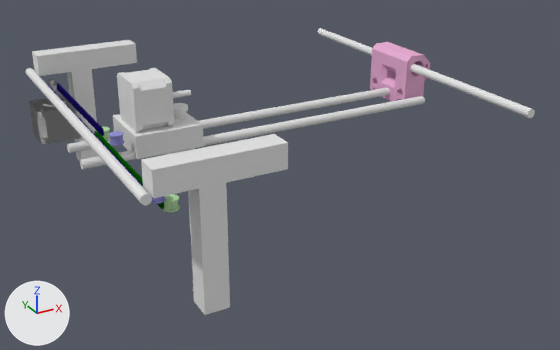
Before and after pictures for a commit that changed the Blender file corexy.blend.
One viewpoint serves both versions: a camera (50 mm lens) standing at (-313.0, -608.0, 216.0) and looking at (10.0, -22.0, -77.0). Lighting does not change. The marker at lower left points along +X, +Y and +Z.
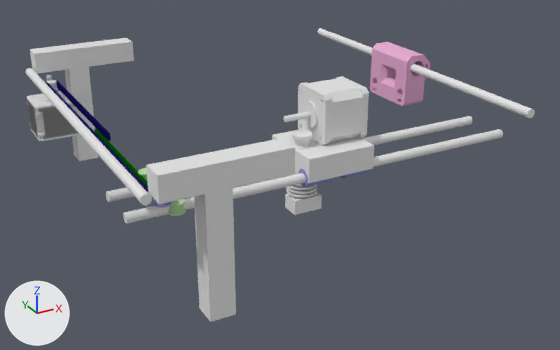
Patch to the scene script:
```diff
--- a/corexy.blend.py
+++ b/corexy.blend.py
@@ me_motor_nema17_001 @@
 me_motor_nema17_001.from_pydata(...)  # 487 vertices, 956 faces; spans x -21.0..21.0, y -21.0..21.0, z -16.7..40.7
 # used by ob_motor_extruder; parent = ob_cube_009; location = (0.0, 17.0, 7.0); rotation_euler = (-1.571, 0.0, -1.571), in degrees (-90, 0, -90)
+# me_motor_nema17_001 part 1: the loose piece of 16 vertices spanning x -21.0..21.0, y -21.0..21.0, z -16.7..-11.3 is moved by (0.0, 0.0, -7.0)
+# me_motor_nema17_001 part 2
+for i in [471, 474, 475, 478, 479, 482, 484, 485]: me_motor_nema17_001.vertices[i].co += Vector((0.0, 0.0, -7.0))
@@ ob_motor1_001 @@
 ob_motor1_001 = bpy.data.objects.new('Motor1.001', me_motor_nema17_002)
-ob_motor1_001.location = (-154.0, 148.0, -46.0)
+ob_motor1_001.location = (-154.0, 158.0, -44.0)
@@ ob_cube_008 @@
 ob_cube_008 = bpy.data.objects.new('Cube.008', me_cube_008)
-ob_cube_008.location = (-115.0, 159.0, 10.0)
+ob_cube_008.location = (-115.0, 169.0, 10.0)
 ob_cube_008.rotation_euler = (1.571, 0.0, 1.571)  # degrees (90, 0, 90)
@@ ob_cube_007 @@
 ob_cube_007 = bpy.data.objects.new('Cube.007', me_cube_007)
-ob_cube_007.location = (-115.0, -159.0, 10.0)
+ob_cube_007.location = (-115.0, -169.0, 10.0)
 ob_cube_007.rotation_euler = (1.571, 0.0, 1.571)  # degrees (90, 0, 90)
@@ ob_cube_006 @@
 ob_cube_006 = bpy.data.objects.new('Cube.006', me_cube_006)
-ob_cube_006.location = (-123.0, -159.0, -50.0)
+ob_cube_006.location = (-123.0, -169.0, -50.0)
 ob_cube_006.scale = (1.0, 1.0, 5.0)
@@ ob_cylinder_009 @@
 ob_cylinder_009 = bpy.data.objects.new('Cylinder.009', me_cylinder_011)
-ob_cylinder_009.location = (-143.0, -140.0, -20.8)
+ob_cylinder_009.location = (-143.0, -151.0, -18.8)
@@ ob_cube_005 @@
 ob_cube_005 = bpy.data.objects.new('Cube.005', me_cube_005)
-ob_cube_005.location = (-149.0, -77.0, -20.8)
+ob_cube_005.location = (-149.0, -77.0, -18.8)
 ob_cube_005.scale = (0.167, 12.5, 0.5)
@@ ob_cube_004 @@
 ob_cube_004 = bpy.data.objects.new('Cube.004', me_cube_004)
-ob_cube_004.location = (-159.0, 73.0, -12.0)
+ob_cube_004.location = (-159.0, 73.0, -10.0)
 ob_cube_004.scale = (0.167, 12.5, 0.5)
@@ ob_cube_003 @@
 ob_cube_003 = bpy.data.objects.new('Cube.003', me_cube_003)
-ob_cube_003.location = (-123.0, 159.0, -50.0)
+ob_cube_003.location = (-123.0, 169.0, -50.0)
 ob_cube_003.scale = (1.0, 1.0, 5.0)
@@ ob_cube_002 @@
 ob_cube_002 = bpy.data.objects.new('Cube.002', me_cube_002)
-ob_cube_002.location = (-149.0, 73.0, -12.0)
+ob_cube_002.location = (-149.0, 73.0, -10.0)
 ob_cube_002.scale = (0.167, 12.5, 0.5)
@@ ob_motor1 @@
 ob_motor1 = bpy.data.objects.new('Motor1', me_motor_nema17)
-ob_motor1.location = (-154.0, 148.0, -46.0)
+ob_motor1.location = (-154.0, 158.0, -46.0)
@@ ob_y_rod_2 @@
 ob_y_rod_2 = bpy.data.objects.new('Y-rod-2', me_cylinder_018)
-ob_y_rod_2.location = (0.0, 19.0, -29.0)
+ob_y_rod_2.location = (0.0, -91.0, -29.0)
 ob_y_rod_2.rotation_euler = (1.571, 0.0, -1.571)  # degrees (90, 0, -90)
@@ ob_cylinder_006 @@
 ob_cylinder_006.matrix_parent_inverse = Matrix(((0.0, -1.0, 0.0, 40.0), (0.0, 0.0, 1.0, 29.0), (-0.968, 0.0, 0.0, 9.684), (0.0, 0.0, 0.0, 1.0)))
-ob_cylinder_006.location = (-133.0, -0.0000153, -12.0)
+ob_cylinder_006.location = (-133.0, -0.0000153, -10.0)
@@ ob_cube_009 @@
 ob_cube_009.matrix_parent_inverse = Matrix(((0.0, -1.0, 0.0, 40.0), (0.0, 0.0, 1.0, 29.0), (-0.968, 0.0, 0.0, 9.684), (0.0, 0.0, 0.0, 1.0)))
-ob_cube_009.location = (-90.0, 21.0, -20.0)
+ob_cube_009.location = (10.0, 21.0, -20.0)
 ob_cube_009.scale = (0.3, 0.3, 0.1)
@@ ob_motor_extruder @@
 ob_motor_extruder.matrix_parent_inverse = Matrix(((3.333, 0.0, 0.0, -33.33), (0.0, 3.333, 0.0, -66.67), (0.0, 0.0, 10.0, 240.0), (0.0, 0.0, 0.0, 1.0)))
-ob_motor_extruder.location = (0.0, 17.0, 7.0)
-ob_motor_extruder.rotation_euler = (-1.571, 0.0, -1.571)  # degrees (-90, 0, -90)
+ob_motor_extruder.location = (20.0, 27.0, 7.0)
+ob_motor_extruder.rotation_euler = (-1.571, 0.0, -4.712)  # degrees (-90, 0, -270)
@@ ob_e3d_hotend_v5 @@
 ob_e3d_hotend_v5.matrix_parent_inverse = Matrix(((3.333, 0.0, 0.0, -33.33), (0.0, 3.333, 0.0, -66.67), (0.0, 0.0, 10.0, 240.0), (0.0, 0.0, 0.0, 1.0)))
-ob_e3d_hotend_v5.location = (30.0, 18.0, -4.0)
+ob_e3d_hotend_v5.location = (-10.0, 18.0, -4.0)
 ob_e3d_hotend_v5.rotation_euler = (-3.142, 0.0, 0.0)  # degrees (-180, 0, 0)
@@ ob_lm8uu_x_upper2_001 @@
+ob_lm8uu_x_upper2_001 = bpy.data.objects.new('lm8uu x-upper2.001', me_cylinder_013)  # a 32-sided cylinder along z spanning x -7.5..7.5, y -7.5..7.5, z -12.1..12.1; in mat_idler_upper_001 (blue #9391d1)
+ob_lm8uu_x_upper2_001.parent = ob_cube_009
+ob_lm8uu_x_upper2_001.location = (-18.0, -131.0, -29.0)
+ob_lm8uu_x_upper2_001.rotation_euler = (0.0, 1.571, 0.0)  # degrees (0, 90, 0)
```

Location of each change, (x1, y1, x2, y2) in pixels of the pictures (560 x 350 px; the box of a moved part takes in the faces that stretch with it):
'Motor extruder', reshaped, moved, turned
    before: (117, 68, 191, 132)
    after: (283, 77, 369, 146)
'Cube.007', moved
    before: (141, 134, 288, 198)
    after: (146, 138, 295, 204)
'Cube.006', moved
    before: (188, 183, 230, 315)
    after: (194, 188, 236, 322)
'Cube.009', moved
    before: (113, 112, 204, 159)
    after: (272, 130, 374, 183)
'Y-rod-1', moved
    before: (80, 96, 425, 169)
    after: (123, 129, 503, 224)
'Y-rod-2', moved
    before: (67, 88, 390, 153)
    after: (106, 116, 472, 202)
'Cube.008', moved
    before: (32, 40, 137, 76)
    after: (30, 38, 134, 74)
'Motor1', moved
    before: (29, 79, 82, 144)
    after: (27, 102, 79, 141)
'Cube.003', moved
    before: (67, 69, 98, 161)
    after: (65, 67, 98, 161)
'e3d-hotend-V5', moved
    before: (167, 103, 195, 154)
    after: (285, 130, 322, 215)
'Motor1.001', moved (not visible before)
    after: (27, 75, 78, 139)
'Cube.002', moved
    before: (56, 83, 104, 136)
    after: (56, 81, 111, 141)
'Cube.005', moved
    before: (94, 131, 164, 209)
    after: (94, 129, 148, 188)
'Cylinder.009', moved
    before: (163, 194, 180, 212)
    after: (168, 199, 186, 216)
'Cube.004', moved
    before: (47, 84, 143, 187)
    after: (46, 82, 148, 192)
'Cylinder.006', moved (not visible afterwards)
    before: (109, 131, 124, 146)
'lm8uu x-upper2.001', added
    after: (298, 169, 334, 187)
'Cylinder.007', moved
    before: (96, 127, 110, 140)
    after: (138, 168, 147, 180)
'lm8uu x-upper2.002', now drawn
    after: (340, 169, 372, 178)
part 1 of me_motor_nema17_001, moved or reshaped
    before: (117, 72, 143, 132)
    after: (336, 77, 369, 138)
part 2 of me_motor_nema17_001, moved or reshaped
    before: (126, 69, 168, 130)
    after: (308, 78, 363, 142)
